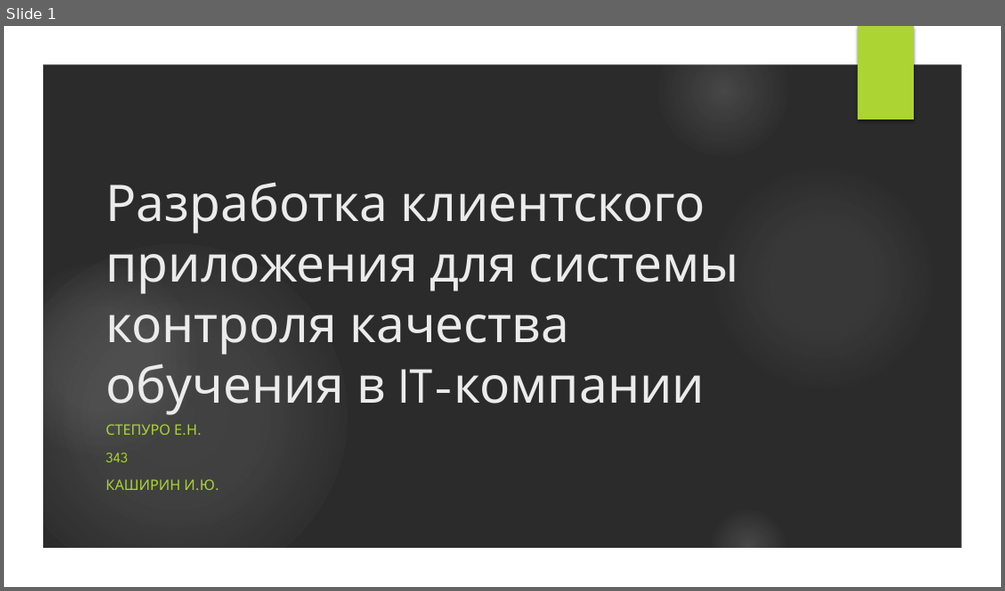
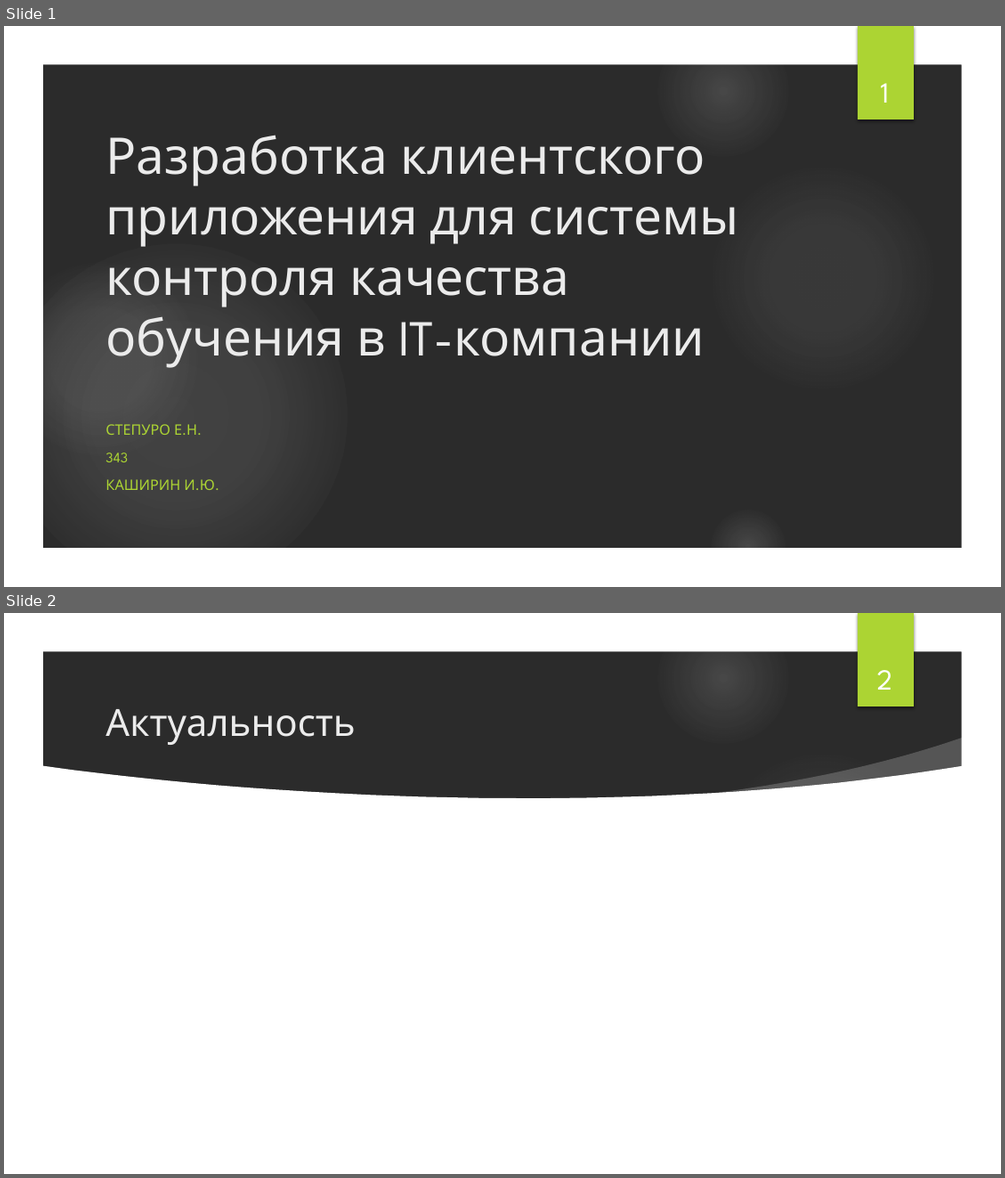
Before and after one commit to ElenaStepuro/Explanatory-note, a slide deck: Presentation.pptx. Shown one above the other, each under a label of ours: slide 1 before the commit, slides 1 and 2 after it. The pictures are 1005x591 and 1005x1178 pixels, drawn with LibreOffice and Linux fonts; fonts in the diff are those of the drawing; background and template pictures are left out; a plain dark background stands for a picture behind light text. Boxes give left, top, right and bottom in pixels: in the first picture for what was removed or moved away, otherwise in the second. Text is boxed around its words. In the diff, an @@ line names an element or a change of style, - is before the commit and + after.

```diff
--- a/Presentation.pptx
+++ b/Presentation.pptx
@@ slide 2 added at (x1=4, y1=613, x2=1001, y2=1174), background picture (left out); not listed: 7 template elements that a slide beside it also shows @@
@@ text added at (x1=877, y1=670, x2=893, y2=690), 28 pt, text #FFFFFF @@
+2
@@ title added at (x1=105, y1=709, x2=355, y2=745), 36 pt, text #EBEBEB @@
+Актуальность
@@ freeform shape added at (x1=697, y1=738, x2=970, y2=819), fill #FFFFFF at 20% opacity @@
@@ freeform shape added at (x1=41, y1=765, x2=963, y2=1136), fill #FFFFFF @@
@@ slide 1 changed as well @@
@@ text added at (x1=880, y1=83, x2=889, y2=103), 28 pt, text #FFFFFF @@
+1
@@ title "Разработка клиентского приложения для системы ..." moved from (x1=105, y1=182, x2=739, y2=415) to (x1=105, y1=135, x2=739, y2=368) @@
```
Also in this commit, not shown: 3 other slides added, 2 slides removed, 1 other file.
